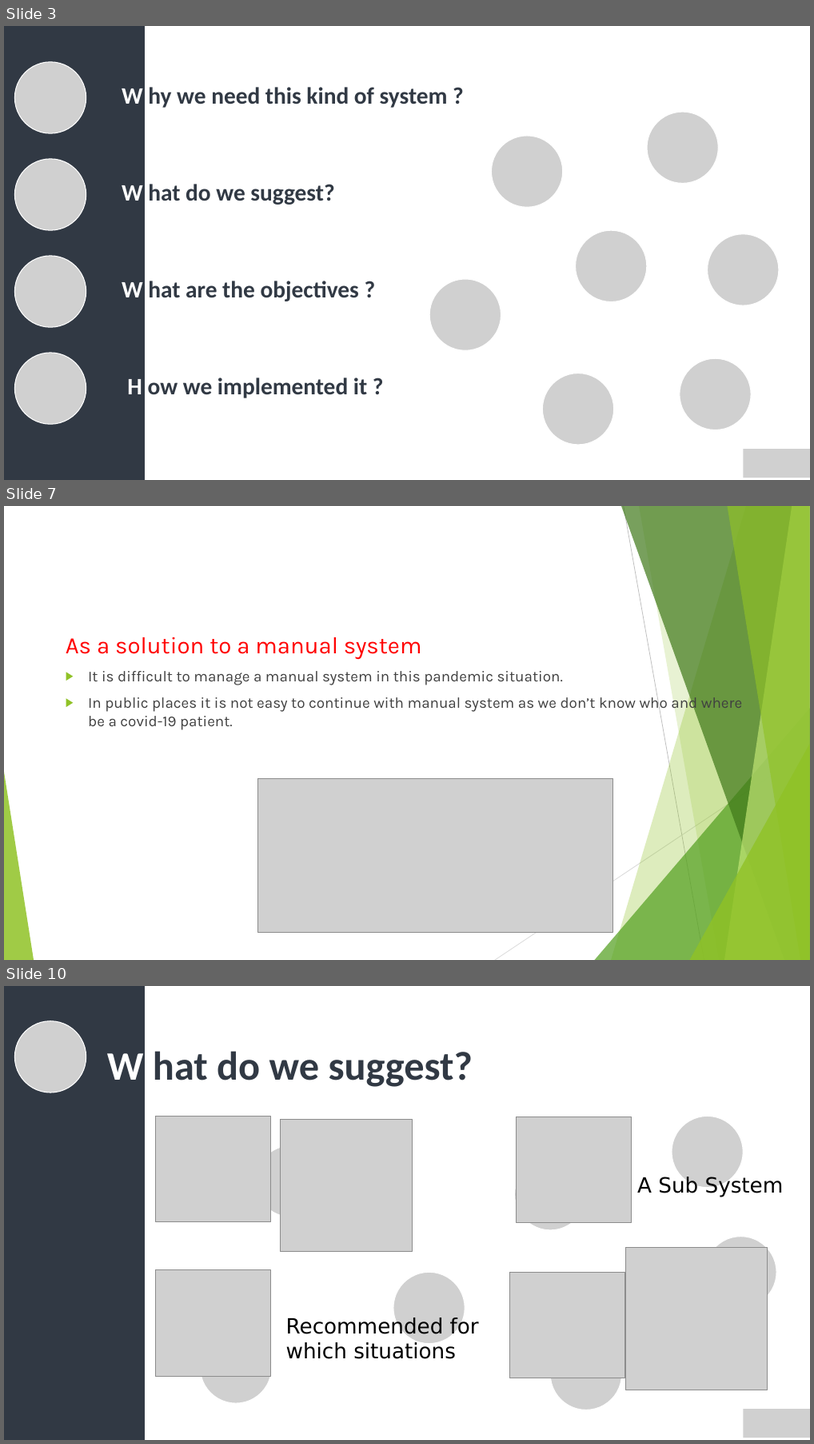
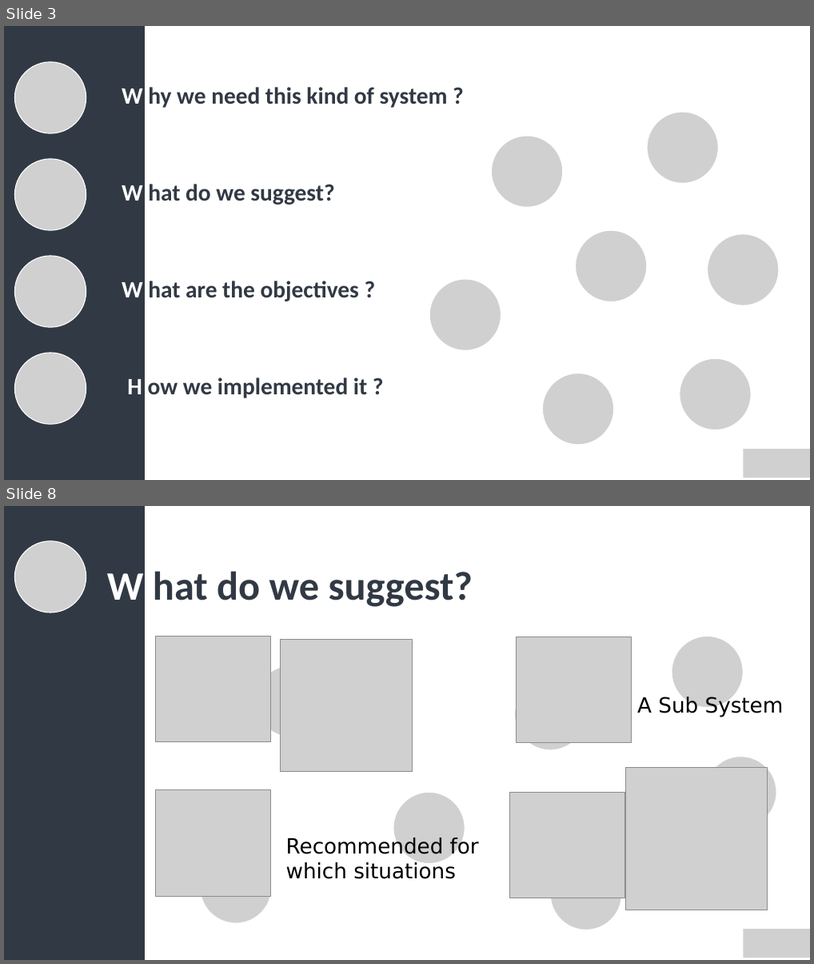
Before and after one commit to AKasuniNihara/URVacc_Matlab-, a slide deck: Presentation/Presentation.pptx. Shown one above the other, each under a label of ours: slides 3, 7 and 10 before the commit, slides 3 and 8 after it; the slides between them are not shown. The pictures are 814x1444 and 814x964 pixels, drawn with LibreOffice and Linux fonts; fonts in the diff are those of the drawing; grey boxes stand for pictures. Boxes give left, top, right and bottom in pixels: in the first picture for what was removed or moved away, otherwise in the second. Text is boxed around its words. In the diff, an @@ line names an element or a change of style, - is before the commit and + after.

```diff
--- a/Presentation/Presentation.pptx
+++ b/Presentation/Presentation.pptx
@@ slide 7 removed at bbox=[4, 506, 810, 960], background #FFFFFF @@
@@ text removed at bbox=[66, 637, 742, 730] @@
-As a solution to a manual system
-▶ It is difficult to manage a manual system in this pandemic situation.
-▶ In public places it is not easy to continue with manual system as we don’t know who and where be a covid-19 patient.
@@ group removed at bbox=[4, 506, 810, 960]: 5 freeform shapes, 3 triangles, 2 lines @@
@@ picture removed at bbox=[258, 778, 613, 932] @@
@@ what was slide 10 is now slide 8 @@
```
Also in this commit, not shown: 3 slides changed, 8 slides added, 4 other slides removed, 11 other files.
